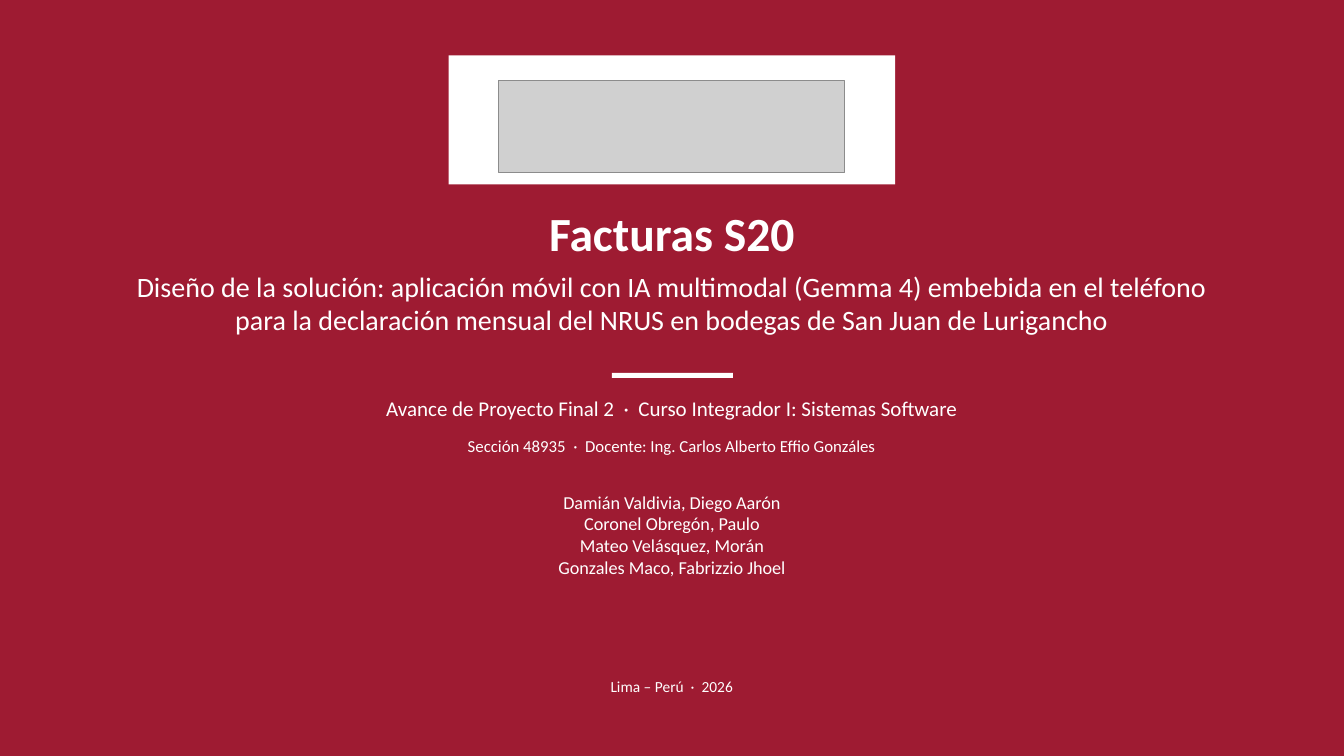
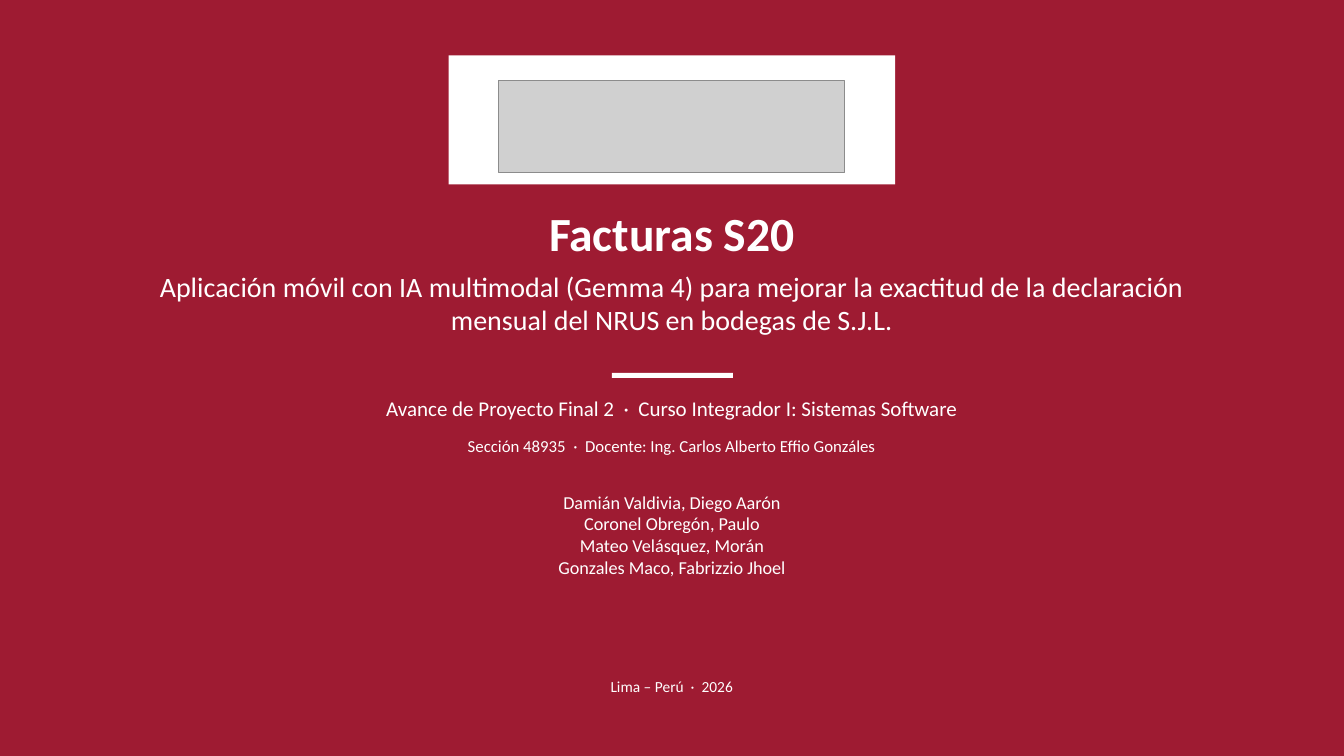
Before and after one commit to diegoaaron/Facturas_S20, a slide deck: slide 1 of documentos_teoricos/entregable2/entregable2_presentacion.pptx. Drawn at 1344x756 pixels with LibreOffice and Linux fonts; fonts in the diff are those of the drawing; grey boxes stand for pictures. Boxes give left, top, right and bottom in pixels: in the first picture for what was removed or moved away, otherwise in the second. Text is boxed around its words. In the diff, an @@ line names an element or a change of style, - is before the commit and + after.

```diff
--- a/documentos_teoricos/entregable2/entregable2_presentacion.pptx
+++ b/documentos_teoricos/entregable2/entregable2_presentacion.pptx
@@ text at [160,276,1183,335]: text changed @@
-Diseño de la solución: aplicación móvil con IA multimodal (Gemma 4) embebida en el teléfono para la declaración mensual del NRUS en bodegas de San Juan de Lurigancho
+Aplicación móvil con IA multimodal (Gemma 4) para mejorar la exactitud de la declaración mensual del NRUS en bodegas de S.J.L.
```
Also in this commit, not shown: 9 other files.
